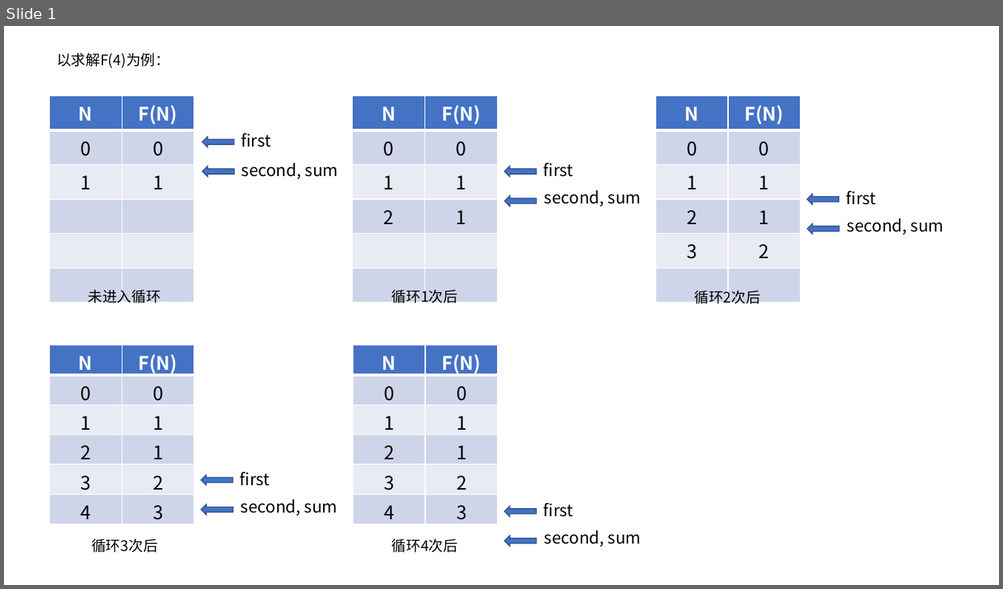
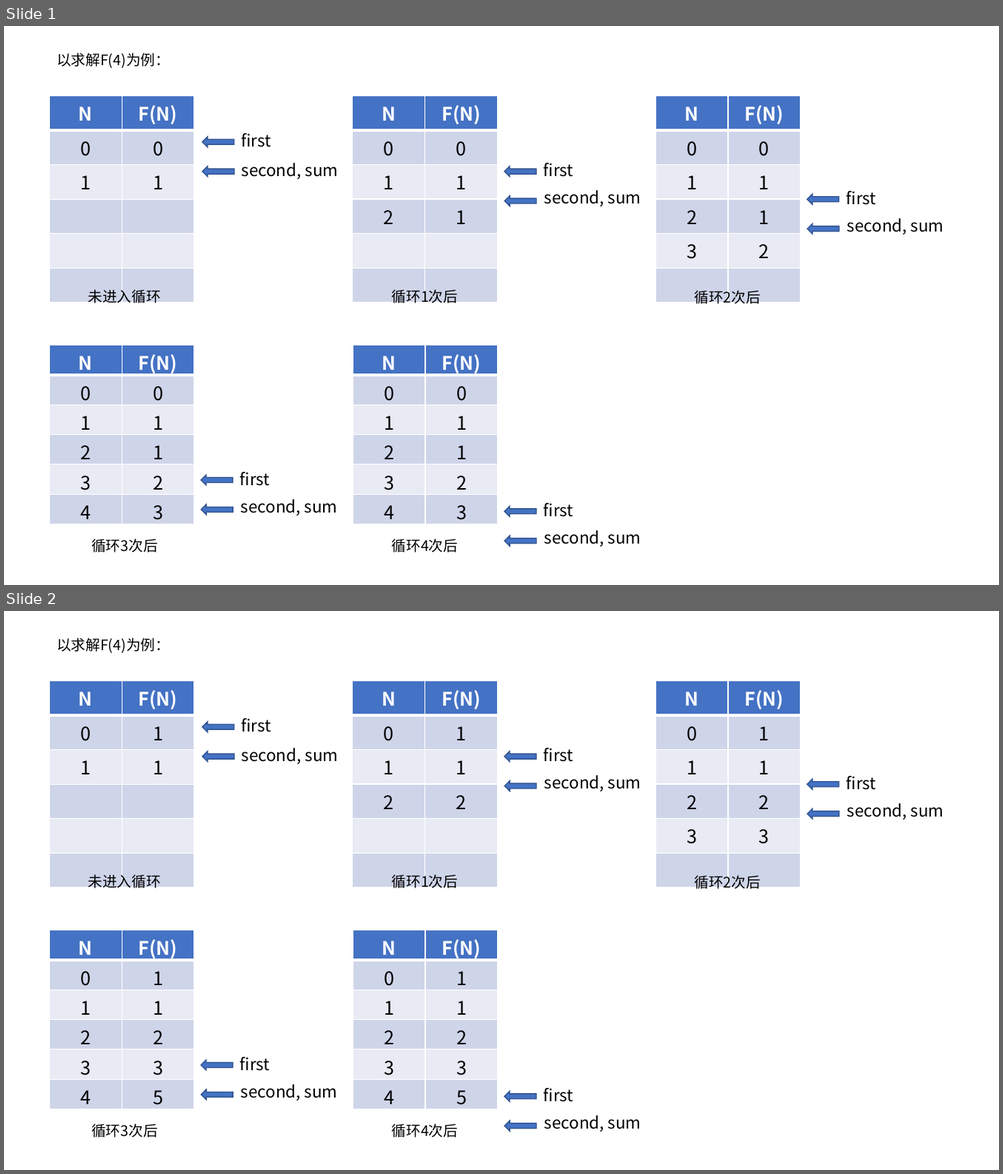
Before and after one commit to Abdullah-Hanafi/LeetCode_Solution, a slide deck: img/剑指Offer.pptx. Shown one above the other, each under a label of ours: slide 1 before the commit, slides 1 and 2 after it. The pictures are 1003x589 and 1003x1174 pixels, drawn with LibreOffice and Linux fonts; fonts in the diff are those of the drawing. Boxes give left, top, right and bottom in pixels: in the first picture for what was removed or moved away, otherwise in the second. Text is boxed around its words. In the diff, an @@ line names an element or a change of style, - is before the commit and + after.

```diff
--- a/img/剑指Offer.pptx
+++ b/img/剑指Offer.pptx
@@ slide 2 added at [4,611,999,1170], background #FFFFFF @@
@@ text added at [57,638,170,653], 14 pt, text #000000 @@
+以求解F(4)为例：
@@ table added at [50,681,194,860], 6 rows, 2 columns @@
+N | F(N)
+0 | 1
+1 | 1
+ | 
+ | 
+ | 
@@ table added at [353,681,497,860], 6 rows, 2 columns @@
+N | F(N)
+0 | 1
+1 | 1
+2 | 2
+ | 
+ | 
@@ table added at [655,681,800,860], 6 rows, 2 columns @@
+N | F(N)
+0 | 1
+1 | 1
+2 | 2
+3 | 3
+ | 
@@ text added at [242,718,271,732], 16 pt, text #000000 @@
+first
@@ left arrow added at [202,722,234,732], fill #4472C4, outline #325491 1 pt @@
@@ left arrow added at [202,752,234,762], fill #4472C4, outline #325491 1 pt @@
@@ text added at [242,748,338,764], 16 pt, text #000000 @@
+second, sum
@@ left arrow added at [505,752,536,762], fill #4472C4, outline #325491 1 pt @@
@@ text added at [543,748,573,762], 16 pt, text #000000 @@
+first
@@ left arrow added at [505,781,536,792], fill #4472C4, outline #325491 1 pt @@
@@ text added at [544,775,641,792], 16 pt, text #000000 @@
+second, sum
@@ left arrow added at [807,780,838,790], fill #4472C4, outline #325491 1 pt @@
@@ text added at [846,776,876,790], 16 pt, text #000000 @@
+first
@@ left arrow added at [807,809,838,819], fill #4472C4, outline #325491 1 pt @@
@@ text added at [847,803,944,820], 16 pt, text #000000 @@
+second, sum
@@ text added at [88,871,160,891], 14 pt, text #000000 @@
+未进入循环
@@ text added at [392,871,458,891], 14 pt, text #000000 @@
+循环1次后
@@ text added at [694,872,760,891], 14 pt, text #000000 @@
+循环2次后
@@ table added at [50,931,194,1110], 6 rows, 2 columns @@
+N | F(N)
+0 | 1
+1 | 1
+2 | 2
+3 | 3
+4 | 5
@@ table added at [353,931,497,1110], 6 rows, 2 columns @@
+N | F(N)
+0 | 1
+1 | 1
+2 | 2
+3 | 3
+4 | 5
@@ left arrow added at [201,1060,233,1071], fill #4472C4, outline #325491 1 pt @@
@@ text added at [240,1057,270,1071], 16 pt, text #000000 @@
+first
@@ left arrow added at [201,1090,233,1100], fill #4472C4, outline #325491 1 pt @@
@@ text added at [241,1085,338,1101], 16 pt, text #000000 @@
+second, sum
@@ left arrow added at [505,1091,536,1102], fill #4472C4, outline #325491 1 pt @@
@@ text added at [543,1088,573,1102], 16 pt, text #000000 @@
+first
@@ text added at [544,1116,641,1132], 16 pt, text #000000 @@
+second, sum
@@ text added at [91,1124,157,1138], 14 pt, text #000000 @@
+循环3次后
@@ text added at [392,1124,458,1138], 14 pt, text #000000 @@
+循环4次后
@@ left arrow added at [505,1122,536,1132], fill #4472C4, outline #325491 1 pt @@
```
Also in this commit, not shown: 1 other file.
